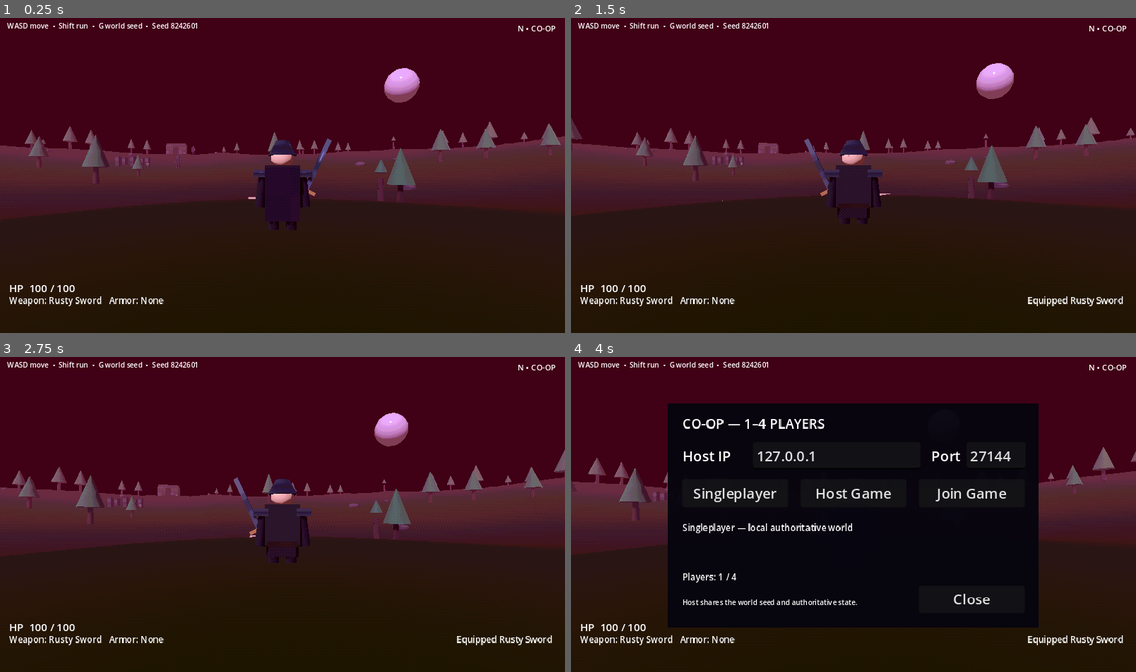
Above: before the commit, frames 1-4 (two rows, left to right).
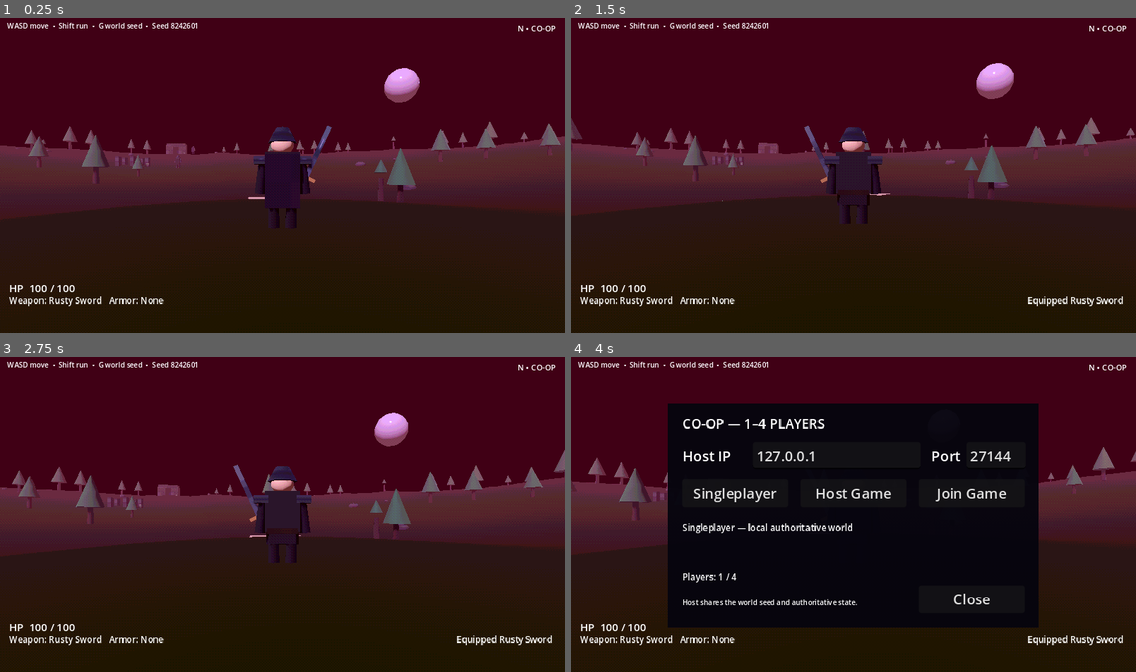
Above: after the commit, the same moments.

Repository: jasonjllind-cpu/aispel
Game: Godot game, scene res://main.tscn
Same seed, same stepped clock (60 frames per second), same inputs: the game is played once before the commit and once after it.
Inputs (mouse positions are in pixels of both pictures, inside the frame that each line leads up to):
- Up to frame 1 (0.25 s): no input
- Up to frame 2 (1.5 s): tap Enter at 0.5 s; move the mouse to (881, 172) at 0.52 s; press the mouse at (881, 172) at 0.53 s; hold W (move_forward) from 0.53 s (still down); tap Space (jump) at 0.77 s; move the mouse to (825, 175) at 1.27 s; release the mouse at (825, 175) at 1.28 s; tap R (equip_next) at 1.35 s
- Up to frame 3 (2.75 s): keep holding W (move_forward); tap Space (jump) at 1.52, 2 s; move the mouse to (293, 508) at 2.02 s; hold E (interact) from 2.03 s (still down)
- Up to frame 4 (4 s): keep holding W (move_forward); tap Enter at 2.75 s; move the mouse to (847, 517) at 2.77 s; release E (interact) at 2.78 s; tap Shift (sprint) at 2.85 s; tap Space (jump) at 3.02, 3.5, 3.77 s; move the mouse to (893, 517) at 3.52 s; tap N at 3.6 s

The runs differ from the first frame. In frame 1, 1.0% of the frame differs, in the area x 44-59%, y 34-68%; in frame 2, 1.0%; in frame 3, 1.0%, in the area x 41-56%, y 34-66%; in frame 4, less than 0.1%.

Commit message:
Raise player model clear of steep terrain

Diff:
--- a/scripts/player.gd
+++ b/scripts/player.gd
@@ -13,7 +13,7 @@
 @export var attack_range := 2.8
 @export var attack_cooldown := 0.52
 @export var max_health := 100
-@export var visual_ground_clearance := 0.12
+@export var visual_ground_clearance := 0.42
 
 var gravity := 18.0
 var health := 100
